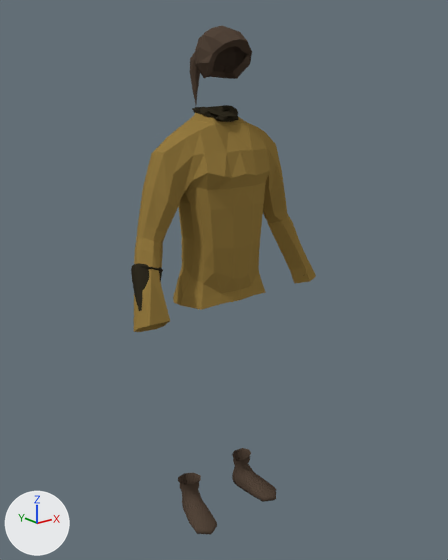
An edit to the Blender file Blenderkram/Modelle/WIP-Modelle/PlayerArsenal.blend, drawn before and after from the same camera.
Both versions are drawn from a 50 mm camera at (-1.329, -1.67, 1.601) aimed at (0.02, 0.016, 0.927). The axes (+X, +Y, +Z) are drawn at lower left. The lights are the same throughout. The same objects are shown in both versions, whatever each file hides.

Names of what the first picture shows: 'Pferdeschwanz', 'Shoes', 'ShortLeatherTunic', 'ThickTunic'.
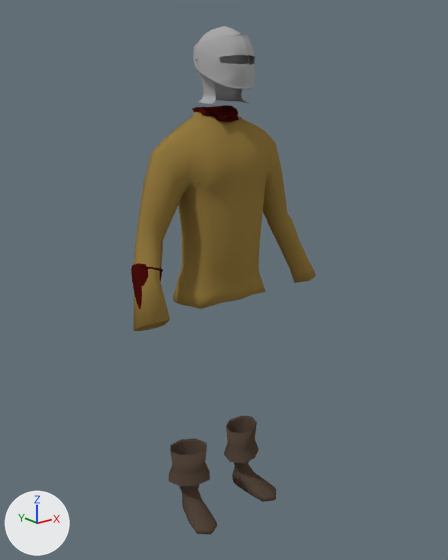
The change, as a list of edits to the scene's bpy script:
```text
Add mat_platearmor:
    mat_platearmor = diffuse_material('PlateArmor')
    mat_platearmor.base_color = (0.411, 0.411, 0.411)  # grey #acacac
Change me_cube_009:
    used by ob_pferdeschwanz; location = (0.0, 0.0, 0.0)
    remove me_cube_009.from_pydata(...)  # 207 vertices, 203 faces; spans x -0.093..0.093, y -0.093..0.176, z 1.523..1.784
    add me_cube_009.from_pydata(...)  # 127 vertices, 92 faces; spans x -0.1..0.0, y -0.123..0.1, z 1.546..1.784
    me_cube_009 part 1: a new loose piece of 63 vertices spanning x -0.1..0.0, y -0.123..0.039, z 1.594..1.753, in mat_platearmor (grey #acacac)
    me_cube_009 part 2
    178 vertices are removed from x -0.086..0.093, y -0.086..0.176, z 1.523..1.776
    190 faces are deleted
    35 vertices are added at x -0.099..0.0, y -0.098..0.1, z 1.546..1.776
    35 new faces join them
    me_cube_009 part 3: 15 faces spanning x -0.093..0.0, y -0.071..0.094, z 1.665..1.784 switch from mat_shoe (brown #53453a) to mat_platearmor (grey #acacac)
Change me_cube_003:
    used by ob_shoes; location = (0.0, 0.0, 0.0)
    remove me_cube_003.from_pydata(...)  # 73 vertices, 68 faces; spans x 0.089..0.204, y -0.14..0.087, z 0.002..0.143
    add me_cube_003.from_pydata(...)  # 137 vertices, 132 faces; spans x 0.051..0.216, y -0.14..0.118, z 0.002..0.284
    me_cube_003 part 4
    64 vertices are added at x 0.051..0.216, y -0.029..0.118, z 0.145..0.284
    64 new faces join them
Change me_cube_010:
    where me_cube_010.from_pydata(...)  # 570 vertices, 576 faces; spans x -0.402..0.402, y -0.124..0.133, z 0.839..1.52
    used by ob_shortleathertunic; location = (0.0, 0.0, -0.003)
    me_cube_010 part 5: all faces are now shaded smooth (576 of 576 changed)
Change ob_pferdeschwanz:
    add _m = ob_pferdeschwanz.modifiers.new('Solidify', 'SOLIDIFY')
    add _m.thickness = 0.004
    add _m.nonmanifold_thickness_mode = 'FIXED'
    add _m.nonmanifold_merge_threshold = 0.0003
    add _m = ob_pferdeschwanz.modifiers.new('Mirror', 'MIRROR')
    add _m.use_clip = True
    add _m = ob_pferdeschwanz.modifiers.new('Subsurf', 'SUBSURF')
Change ob_shortleathertunic:
    ob_shortleathertunic.location: (0.0, 0.0, -0.003) -> (0.0, 0.0, 0.0)
```

What differs and where, as boxes [x1, y1, x2, y2] in the pictures (448 x 560 px):
'ShortLeatherTunic', shading changed, moved
    before: [134, 112, 316, 332]
    after: [134, 112, 316, 331]
'Shoes', reshaped (10% wider, 36% taller)
    before: [178, 448, 276, 535]
    after: [168, 416, 276, 535]
'Pferdeschwanz', reshaped, modifiers changed
    before: [190, 26, 252, 105]
    after: [193, 26, 255, 104]
part 1 of me_cube_009, added
    after: [193, 34, 255, 89]
part 2 of me_cube_009, cut back
    before: [190, 26, 252, 105]
    after: [198, 26, 250, 104]
part 3 of me_cube_009, recoloured
    before: [195, 29, 223, 64]
    after: [199, 29, 242, 64]
part 4 of me_cube_003, added (brown)
    after: [168, 416, 259, 486]
